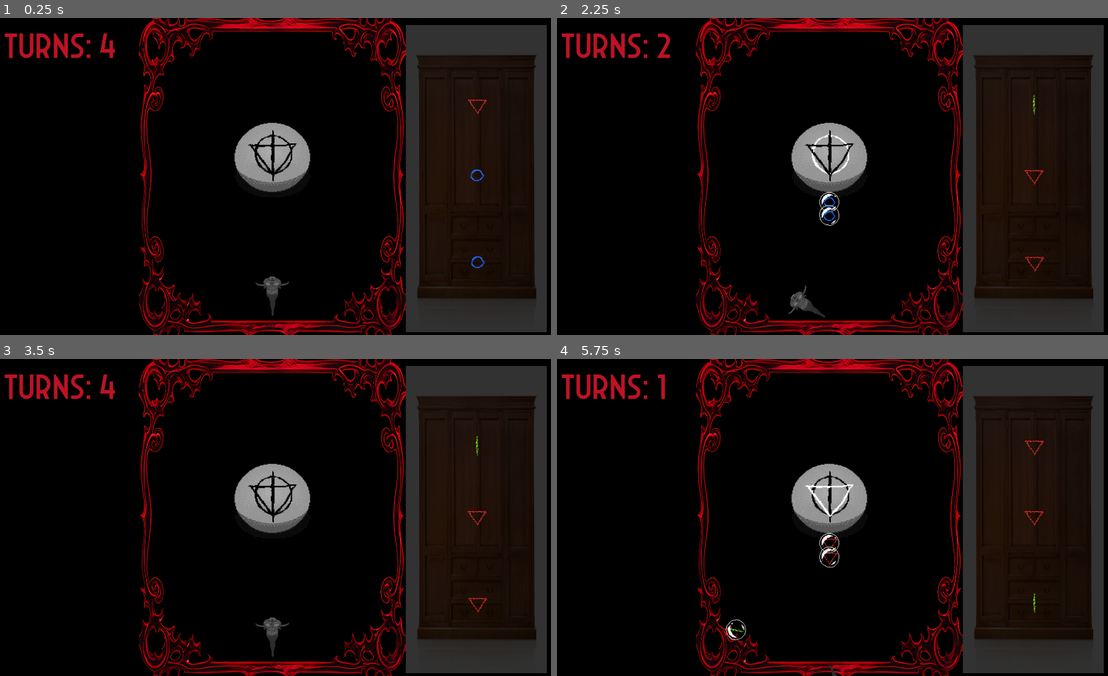
Above: before the commit, frames 1-4 (two rows, left to right).
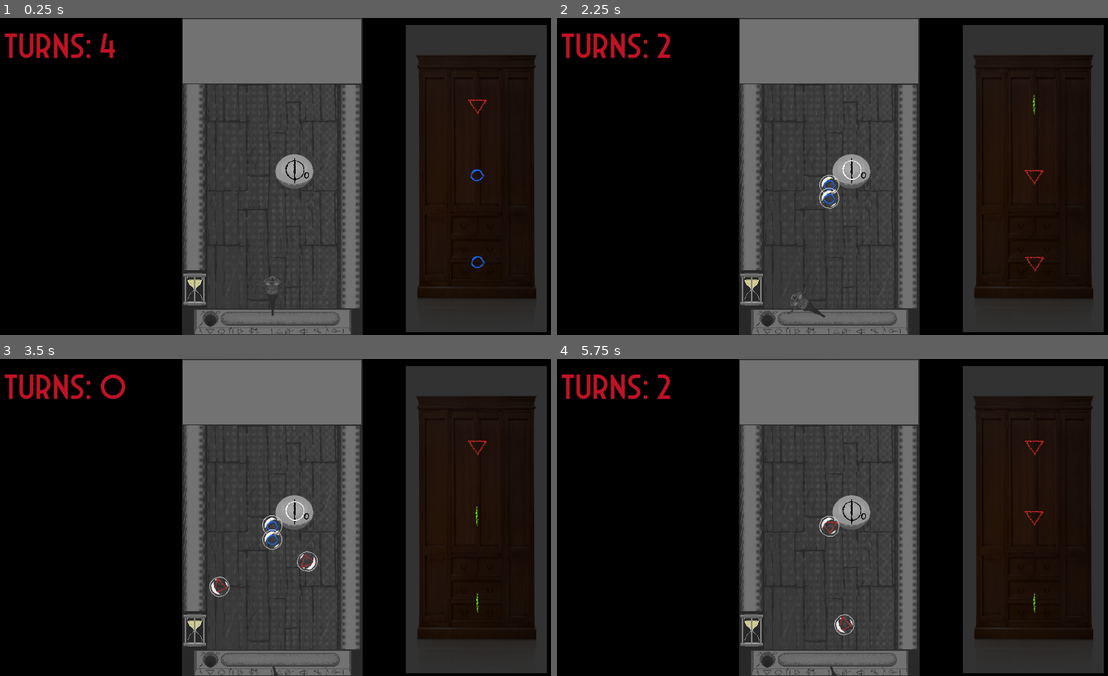
Above: after the commit, the same moments.

Repository: colton-o/bubblemancer
Game: Godot game, scene res://Levels/main.tscn
Two runs of this game, one before a commit and one after it. Both use one fixed random seed, a clock stepped at 60 frames per second and the inputs below.
Inputs (mouse positions are in pixels of both pictures, inside the frame that each line leads up to):
- Up to frame 1 (0.25 s): no input
- Up to frame 2 (2.25 s): tap Enter at 0.5 s; move the mouse to (953, 160) at 0.52 s; click (953, 160) at 0.6 s; move the mouse to (716, 192) at 1.27 s; click (716, 192) at 1.35 s; move the mouse to (887, 106) at 2.02 s; hold A (x_rot_neg) from 2.03 s (still down)
- Up to frame 3 (3.5 s): click (330, 447) at 2.3 s; move the mouse to (242, 580) at 2.77 s; release A (x_rot_neg) at 2.78 s; tap D (x_rot_pos) at 2.85 s; click (242, 580) at 3.05 s
- Up to frame 4 (5.75 s): move the mouse to (997, 565) at 3.52 s; click (997, 565) at 3.6 s; move the mouse to (661, 469) at 4.27 s; click (661, 469) at 4.35 s; move the mouse to (860, 517) at 5.02 s; hold A (x_rot_neg) from 5.03 s (still down); click (860, 517) at 5.3 s

The runs differ from the first frame. In frame 1, 36% of the frame differs, in the area x 25-74%, y 0-100%; in frame 2, 36%; in frame 3, 36%, in the area x 18-89%, y 0-100%; in frame 4, 36%.

Commit message:
randomised seals

Diff:
--- a/Levels/main.tscn
+++ b/Levels/main.tscn
@@ -1,6 +1,6 @@
 [gd_scene load_steps=23 format=3 uid="uid://gd8n11akhqei"]
 
-[ext_resource type="Texture2D" uid="uid://cieyks2ddk6bj" path="res://Sprites/border.png" id="1_bjvi8"]
+[ext_resource type="Texture2D" uid="uid://581d1araycw6" path="res://Sprites/Tabletop/playspace_rough.tga" id="1_g5rbs"]
 [ext_resource type="Texture2D" uid="uid://dbadu0ki6ebp8" path="res://Sprites/Pipe/bubble_pipe_idle.tga" id="2_kqyoi"]
 [ext_resource type="Script" path="res://Scripts/gun.gd" id="3_txmbr"]
 [ext_resource type="PackedScene" uid="uid://c4feeix6dhioc" path="res://Objects/Orb.tscn" id="4_40082"]
@@ -16,6 +16,7 @@
 
 [sub_resource type="WorldBoundaryShape2D" id="WorldBoundaryShape2D_cudwi"]
 normal = Vector2(1, 0)
+distance = 133.846
 
 [sub_resource type="AtlasTexture" id="AtlasTexture_lbgjd"]
 atlas = ExtResource("4_rp1po")
@@ -87,30 +88,30 @@
 [node name="Root" type="Node2D"]
 
 [node name="Border" type="Sprite2D" parent="."]
-scale = Vector2(0.236458, 0.439062)
-texture = ExtResource("1_bjvi8")
+scale = Vector2(0.57, 0.57)
+texture = ExtResource("1_g5rbs")
 
 [node name="walls" type="StaticBody2D" parent="Border"]
 
 [node name="CollisionShape2D" type="CollisionShape2D" parent="Border/walls"]
-position = Vector2(-1700, 0)
+position = Vector2(-900, 0)
 scale = Vector2(3.9, 3.9)
 shape = SubResource("WorldBoundaryShape2D_cudwi")
 
 [node name="CollisionShape2D2" type="CollisionShape2D" parent="Border/walls"]
-position = Vector2(1700, 0)
+position = Vector2(900, 0)
 rotation = -3.14159
 scale = Vector2(3.9, 3.9)
 shape = SubResource("WorldBoundaryShape2D_cudwi")
 
 [node name="CollisionShape2D3" type="CollisionShape2D" parent="Border/walls"]
-position = Vector2(0, -1111)
+position = Vector2(0, -1078.48)
 rotation = 1.5708
 scale = Vector2(3.9, 3.9)
 shape = SubResource("WorldBoundaryShape2D_cudwi")
 
 [node name="CollisionShape2D4" type="CollisionShape2D" parent="Border/walls"]
-position = Vector2(0, 1111)
+position = Vector2(0, 1326.69)
 rotation = -1.5708
 scale = Vector2(3.9, 3.9)
 shape = SubResource("WorldBoundaryShape2D_cudwi")
@@ -160,6 +161,8 @@
 hframes = 5
 
 [node name="Seal" parent="." instance=ExtResource("10_nturx")]
+position = Vector2(75, -17)
+scale = Vector2(0.5, 0.5)
 
 [node name="UI" type="Control" parent="."]
 layout_mode = 3
--- a/Objects/seal.tscn
+++ b/Objects/seal.tscn
@@ -1,14 +1,26 @@
-[gd_scene load_steps=11 format=3 uid="uid://bai4q0ixrltg4"]
+[gd_scene load_steps=23 format=3 uid="uid://bai4q0ixrltg4"]
 
 [ext_resource type="Script" path="res://Scripts/seal.gd" id="1_lwe4x"]
 [ext_resource type="Texture2D" uid="uid://b87pobwc2y6f6" path="res://Sprites/Seal/seal_base.tga" id="2_0ux6b"]
 [ext_resource type="Texture2D" uid="uid://c0ntaks7sdbao" path="res://Sprites/Seal/seal_rune_circle01.tga" id="3_fu75b"]
+[ext_resource type="Texture2D" uid="uid://dvaskt4nicy5o" path="res://Sprites/Seal/seal_rune_circle02.tga" id="3_iapg5"]
 [ext_resource type="Script" path="res://Scripts/rune.gd" id="4_2udhc"]
 [ext_resource type="Texture2D" uid="uid://cwpkklbc1no54" path="res://Sprites/Seal/seal_rune_line01.tga" id="4_hounj"]
+[ext_resource type="Texture2D" uid="uid://c4kcnapej4o3c" path="res://Sprites/Seal/seal_rune_circle03.tga" id="4_y03q4"]
 [ext_resource type="Texture2D" uid="uid://d1vqfaaw62c1s" path="res://Sprites/Seal/seal_rune_tri01.tga" id="5_iiwh0"]
 [ext_resource type="Texture2D" uid="uid://c666auxj5strn" path="res://Sprites/Seal/seal_rune_circle01_ACTIVE.tga" id="5_klks8"]
+[ext_resource type="Texture2D" uid="uid://cox4hka47xbhg" path="res://Sprites/Seal/seal_rune_line02.tga" id="6_2ei7g"]
+[ext_resource type="Texture2D" uid="uid://7mofko82k4wb" path="res://Sprites/Seal/seal_rune_line03.tga" id="7_bvvu8"]
 [ext_resource type="Texture2D" uid="uid://0gbs47xkmsbo" path="res://Sprites/Seal/seal_rune_line01_ACTIVE.tga" id="7_nv6xj"]
+[ext_resource type="Texture2D" uid="uid://duy4pggpcv4kk" path="res://Sprites/Seal/seal_rune_tri02.tga" id="9_01net"]
 [ext_resource type="Texture2D" uid="uid://bmwdxy7qqumrr" path="res://Sprites/Seal/seal_rune_tri01_ACTIVE.tga" id="9_127hv"]
+[ext_resource type="Texture2D" uid="uid://bxkwqcpgedu61" path="res://Sprites/Seal/seal_rune_tri03.tga" id="10_oyyik"]
+[ext_resource type="Texture2D" uid="uid://daecdvemsoc2s" path="res://Sprites/Seal/seal_rune_circle02_ACTIVE.tga" id="12_gjqps"]
+[ext_resource type="Texture2D" uid="uid://d3lesloodgy6t" path="res://Sprites/Seal/seal_rune_circle03_ACTIVE.tga" id="13_utedr"]
+[ext_resource type="Texture2D" uid="uid://d30nrym8vbdhe" path="res://Sprites/Seal/seal_rune_line02_ACTIVE.tga" id="15_tr2uy"]
+[ext_resource type="Texture2D" uid="uid://c7042fritgv3b" path="res://Sprites/Seal/seal_rune_line03_ACTIVE.tga" id="16_0d686"]
+[ext_resource type="Texture2D" uid="uid://ct6thqrmr6tfy" path="res://Sprites/Seal/seal_rune_tri02_ACTIVE.tga" id="18_vmo7y"]
+[ext_resource type="Texture2D" uid="uid://oopvpmpr4n3i" path="res://Sprites/Seal/seal_rune_tri03_ACTIVE.tga" id="19_kpwvk"]
 
 [sub_resource type="CircleShape2D" id="CircleShape2D_183uq"]
 radius = 128.867
@@ -17,6 +29,7 @@
 position = Vector2(0, -65.335)
 collision_layer = 3
 script = ExtResource("1_lwe4x")
+rune_tex_array = [ExtResource("3_fu75b"), ExtResource("3_iapg5"), ExtResource("4_y03q4"), ExtResource("4_hounj"), ExtResource("6_2ei7g"), ExtResource("7_bvvu8"), ExtResource("5_iiwh0"), ExtResource("9_01net"), ExtResource("10_oyyik"), ExtResource("5_klks8"), ExtResource("12_gjqps"), ExtResource("13_utedr"), ExtResource("7_nv6xj"), ExtResource("15_tr2uy"), ExtResource("16_0d686"), ExtResource("9_127hv"), ExtResource("18_vmo7y"), ExtResource("19_kpwvk")]
 
 [node name="Rune_01" type="Sprite2D" parent="."]
 z_index = 1
--- a/Scripts/gun.gd
+++ b/Scripts/gun.gd
@@ -34,7 +34,7 @@
 	$"../Inventory".update_stash()
 	turns -= 1
 	$"../UI/Turn".text = "Turns: %s" % turns
-	if(turns == 0):
+	if(turns < 0):
 		get_tree().reload_current_scene()
 
 
--- a/Scripts/seal.gd
+++ b/Scripts/seal.gd
@@ -1,40 +1,49 @@
 extends StaticBody2D
 
 class_name Seal
-var requiredRunes: Array[int] = [0,1,2]
+var requiredRunes: Array[int] = [0,0,0]
+
+@export var rune_tex_array : Array
+
+var tex_num : Array[int] = [0,0,0]
 
 @export var connectedOrbs = Array([], TYPE_OBJECT, "Node", Orb)
 
 
 # Called when the node enters the scene tree for the first time.
 func _ready() -> void:
-	pass # Replace with function body.
+	print("Seal")
+	for i in range(len(requiredRunes)):
+		requiredRunes[i] = randi() % 3;
+		tex_num[i] = requiredRunes[i]*3  + randi()%3
+		get_child(i).set_texture(rune_tex_array[tex_num[i]])
+
+
 
 
 
 
 func _testSeal() -> void:
+
 	var orbsToTest = connectedOrbs.duplicate(true)
 	var foundOrb
 	var orbNotFound = false
 	var foundOrbLocation
-	var index = 0
-	for runeID in requiredRunes:
+
+	for i in range(len(requiredRunes)):
 		foundOrb = false;
 		for orb in orbsToTest:
-			print("id= ",  orb.runeID)
-			print ("checking", runeID)
-			if orb.runeID == runeID:
-				print("index= ", index)
+			if orb.runeID == requiredRunes[i]:
+				print("match")
 				foundOrbLocation = orbsToTest.bsearch(orb)
 				foundOrb = true
-				get_child(index).activate()
+
+				get_child(i).set_texture(rune_tex_array[tex_num[i]+9])
 				break
 		if foundOrb:
 			orbsToTest.remove_at(foundOrbLocation)
 		else:
 			orbNotFound = true
-		index += 1
 	if orbNotFound:
 		print("Seal Not Broken")
 	else:
Not shown, added: Sprites/Tabletop/playspace_rough.tga.import
